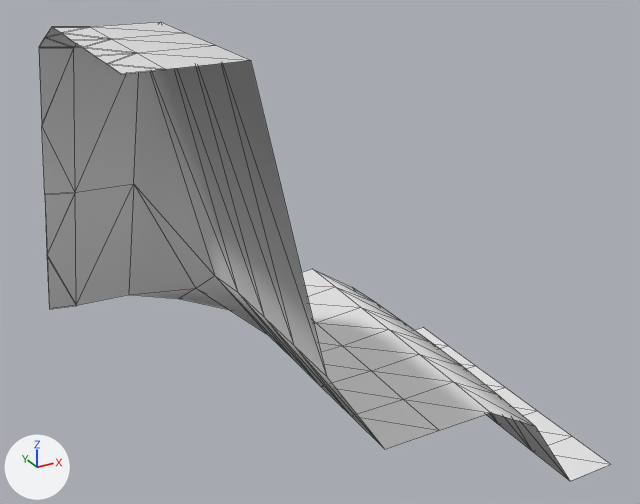
A saved change to the OBJ model models/areas/gorge/grass_-1_1.obj.
Both versions are drawn from a camera (50 mm lens) standing at (-22.3, -54.3, 16.1) and looking at (-8.1, -28.6, 3.2). The axes (+X, +Y, +Z) are drawn at lower left. The lights are the same throughout. The picture after the commit comes second. Mesh edges are drawn as thin lines. Where no turn or scale is listed for an object, it has been applied to the vertices. Vertices at exactly the same position are counted once.

Before the edit, the objects in view are built like this:
```python
me_grass__1_1 = bpy.data.meshes.new('grass_-1_1')
me_grass__1_1.from_pydata(...)  # 108 vertices, 126 faces; spans x -17.0..0.0, y -36.0..-24.0, z -4.2..12.1
ob_grass__1_1 = bpy.data.objects.new('grass_-1_1', me_grass__1_1)
ob_grass__1_1.location = (0.0, 0.0, 0.0)
```
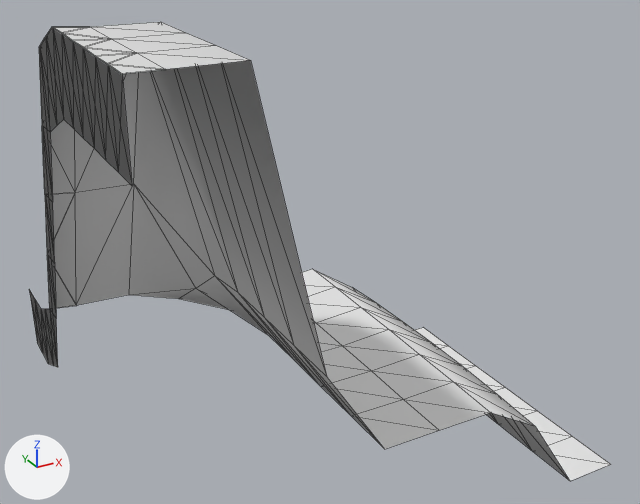
Where the change shows, as pixel boxes (x1, y1, x2, y2) in the pictures (640 x 504 px):
'grass_-1_1', reshaped
    before: (39, 22, 611, 481)
    after: (29, 22, 611, 481)
part 1 of me_grass__1_1, built on
    before: (39, 28, 160, 309)
    after: (29, 28, 160, 367)

What the commit changed:
me_grass__1_1 is used by ob_grass__1_1; location (0.0, 0.0, 0.0).
me_grass__1_1 had 108 vertices, 126 faces and spanned x -17.0..0.0, y -36.0..-24.0, z -4.2..12.1.
me_grass__1_1 now has 142 vertices, 190 faces and spans x -17.0..0.0, y -36.0..-20.0, z -4.2..12.1.
Part 1, on me_grass__1_1:
12 faces are deleted.
16 vertices are added at x -17.0, y -36.0..-20.0, z -2.4..12.1.
13 new vertices lie (0.0, 0.0, -2.5) away from vertices in x -17.0, y -36.0..-24.0, z 1.0..12.1.
5 new vertices lie (-1.0, 0.0, 0.1) away from vertices in x -16.0, y -32.0..-24.0, z 0.9..12.0.
76 new faces join them.
